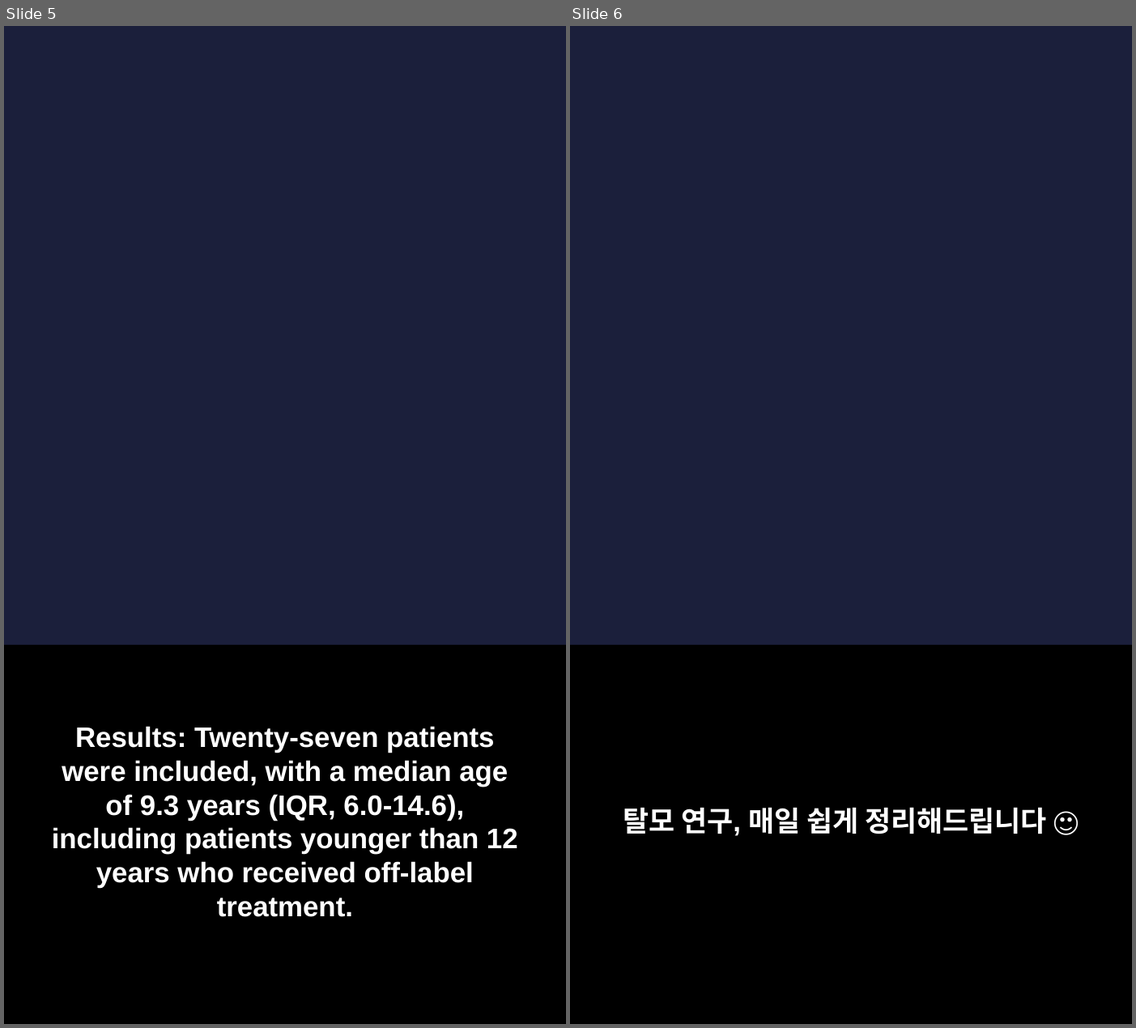
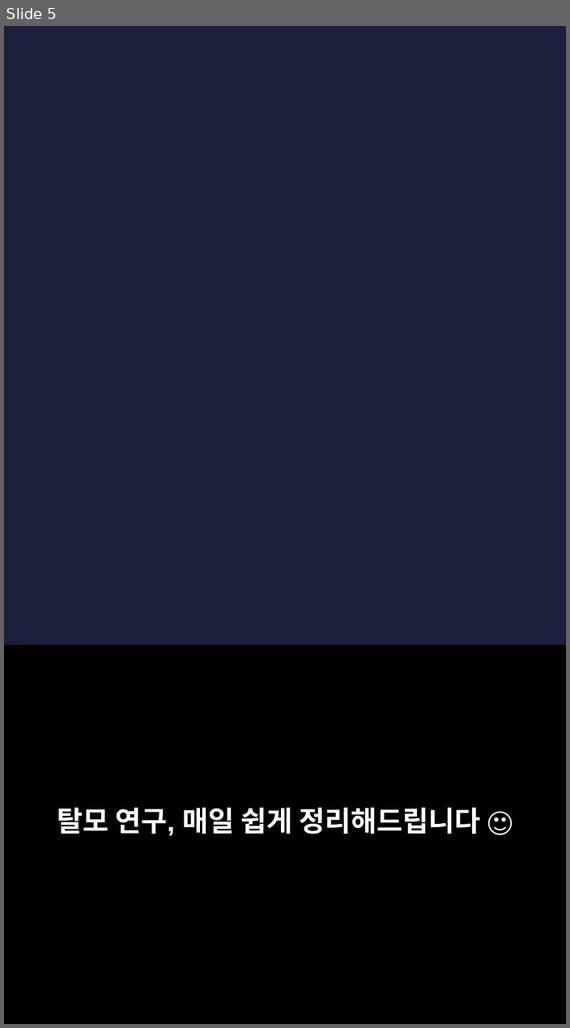
Before and after one commit to hyokang2010-BJ-ANTH/product-builder-test, a slide deck: pwa/data/latest/slides.pptx. Shown side by side, each under a label of ours: slides 5 and 6 before the commit, slide 5 after it. The pictures are 1136x1028 and 570x1028 pixels, drawn with LibreOffice and Linux fonts; fonts in the diff are those of the drawing; background and template pictures are left out. Boxes give left, top, right and bottom in pixels: in the first picture for what was removed or moved away, otherwise in the second. Text is boxed around its words. In the diff, an @@ line names an element or a change of style, - is before the commit and + after.

```diff
--- a/pwa/data/latest/slides.pptx
+++ b/pwa/data/latest/slides.pptx
@@ slide 5 removed at box(4, 26, 566, 1024), background picture (left out) @@
@@ rectangle removed at box(4, 646, 566, 1024) @@
@@ text removed at box(52, 726, 518, 917) @@
-Results: Twenty-seven patients were included, with a median age of 9.3 years (IQR, 6.0-14.6), including patients younger than 12 years who received off-label treatment.
@@ what was slide 6 is now slide 5 @@
```
Also in this commit, not shown: 4 slides changed, 4 slides added, 3 other slides removed, 27 other files.
